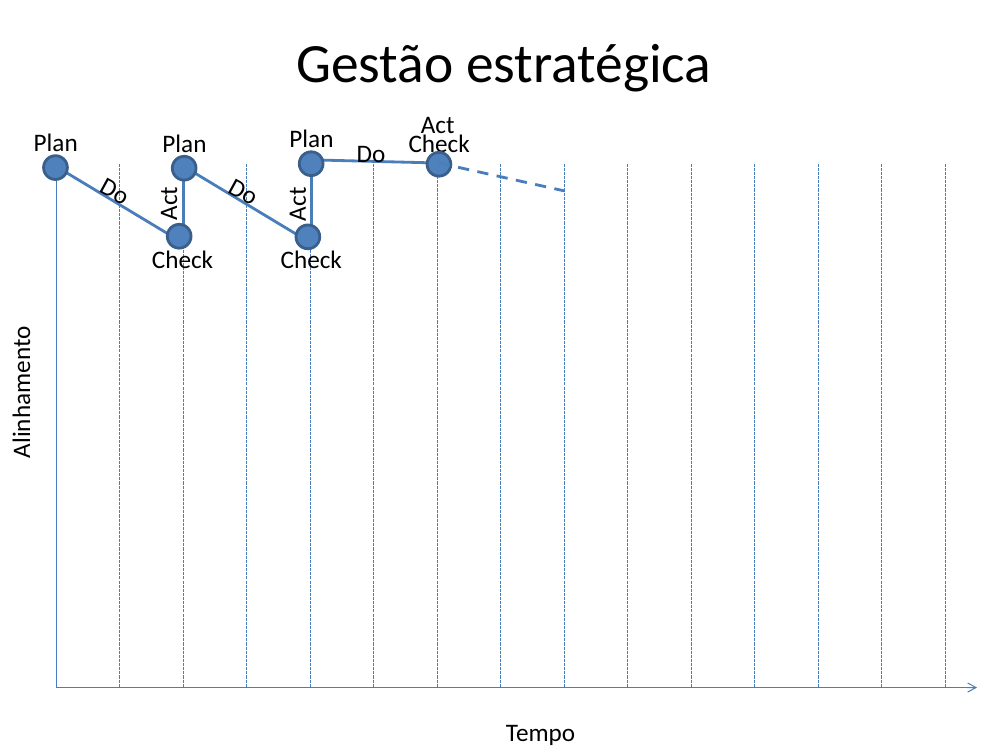
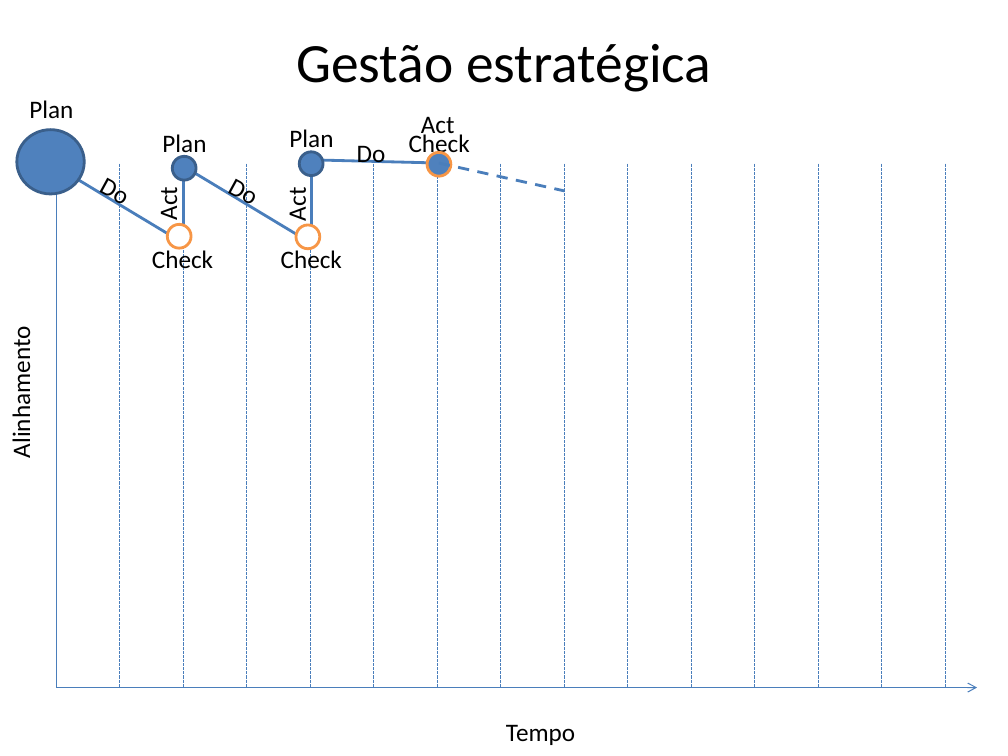
Before and after one commit to avelinoferreiragf/avelino, a slide deck: slide 21 of Gestao Estrategica TI/Estrategia Empresarial/Meu estudo.pptx (slide 18 before the commit). Drawn at 1008x756 pixels with LibreOffice and Linux fonts; fonts in the diff are those of the drawing. Boxes give left, top, right and bottom in pixels: in the first picture for what was removed or moved away, otherwise in the second. Text is boxed around its words. In the diff, an @@ line names an element or a change of style, - is before the commit and + after.

```diff
--- a/Gestao Estrategica TI/Estrategia Empresarial/Meu estudo.pptx
+++ b/Gestao Estrategica TI/Estrategia Empresarial/Meu estudo.pptx
@@ text "Plan" rewrapped from <box>34,133,78,158</box> to <box>29,100,73,119</box> @@
@@ ellipse: place and size @@
-ellipse at <box>43,156,68,180</box>
+ellipse at <box>17,130,85,195</box>
@@ ellipse at <box>427,152,452,176</box>: outline #3A5F8C 2 pt to #F79646 2 pt @@
@@ ellipse at <box>167,225,192,249</box>: fill #4F81BD to #FFFFFF; outline #3A5F8C 2 pt to #F79646 2 pt @@
@@ ellipse at <box>296,225,321,249</box>: fill #4F81BD to #FFFFFF; outline #3A5F8C 2 pt to #F79646 2 pt @@
```
Also in this commit, not shown: 9 other slides changed, 15 slides added, 11 other files.
